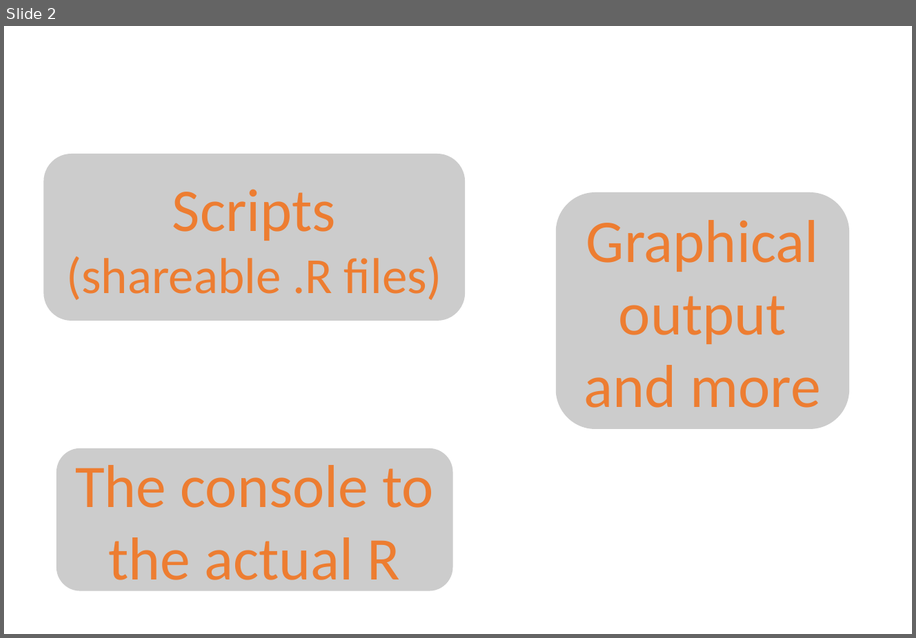
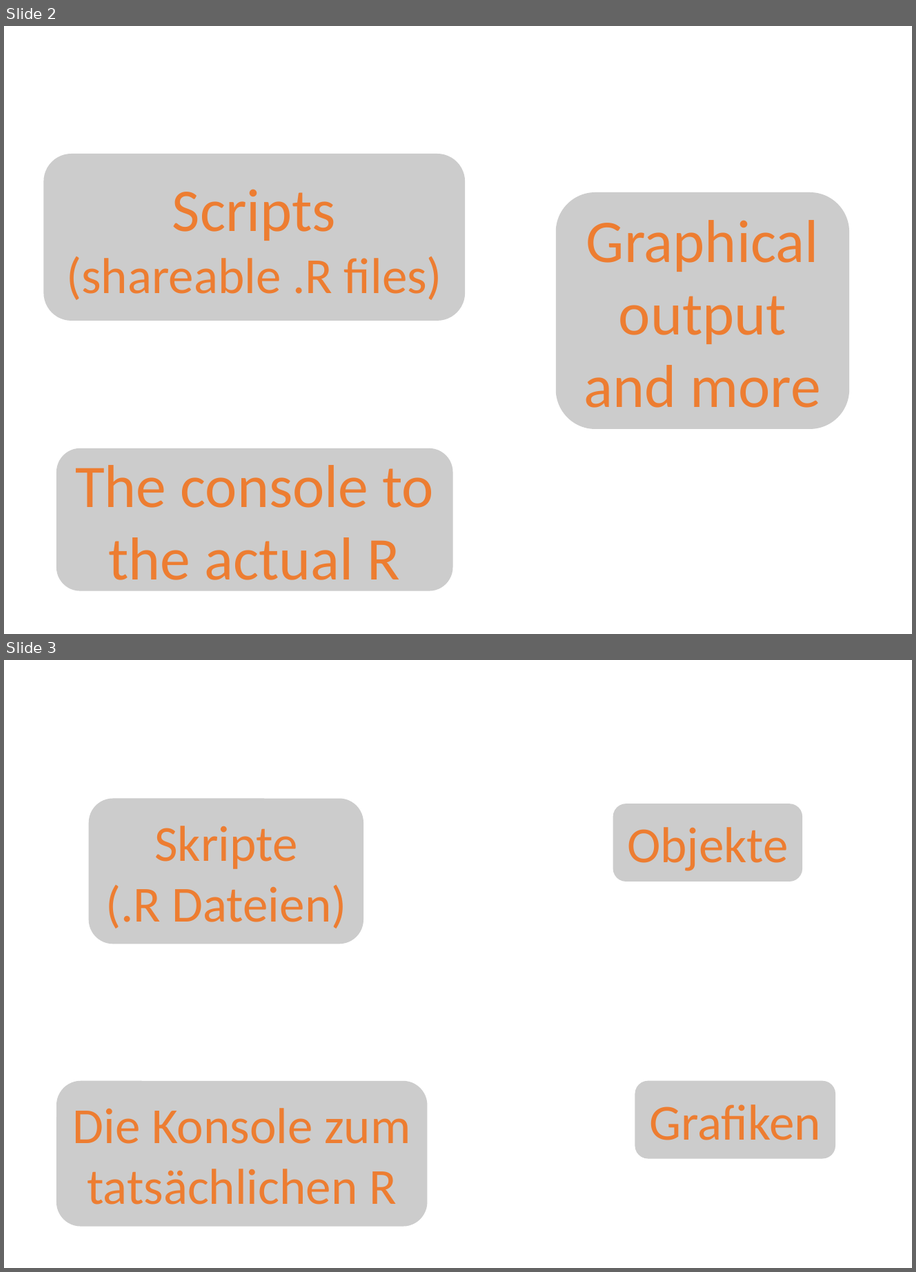
Before and after one commit to brry/course, a slide deck: externalfig/Rstudio.pptx. Shown one above the other, each under a label of ours: slide 2 before the commit, slides 2 and 3 after it. The pictures are 916x638 and 916x1272 pixels, drawn with LibreOffice and Linux fonts; fonts in the diff are those of the drawing; background and template pictures are left out. Boxes give left, top, right and bottom in pixels: in the first picture for what was removed or moved away, otherwise in the second. Text is boxed around its words. In the diff, an @@ line names an element or a change of style, - is before the commit and + after.

```diff
--- a/externalfig/Rstudio.pptx
+++ b/externalfig/Rstudio.pptx
@@ slide 3 added at (4, 660, 912, 1268), background picture (left out) @@
@@ rounded rectangle added at (88, 798, 363, 944), fill #C9C9C9 at 94% opacity, 40 pt, text #ED7D31 @@
+Skripte
+(.R Dateien)
@@ rounded rectangle added at (613, 804, 803, 881), fill #C9C9C9 at 94% opacity, 40 pt, text #ED7D31 @@
+Objekte
@@ rounded rectangle added at (56, 1080, 427, 1226), fill #C9C9C9 at 94% opacity, 40 pt, text #ED7D31 @@
+Die Konsole zum tatsächlichen R
@@ rounded rectangle added at (635, 1080, 835, 1158), fill #C9C9C9 at 94% opacity, 40 pt, text #ED7D31 @@
+Grafiken
```
Also in this commit, not shown: 3 other slides added, 6 other files.
